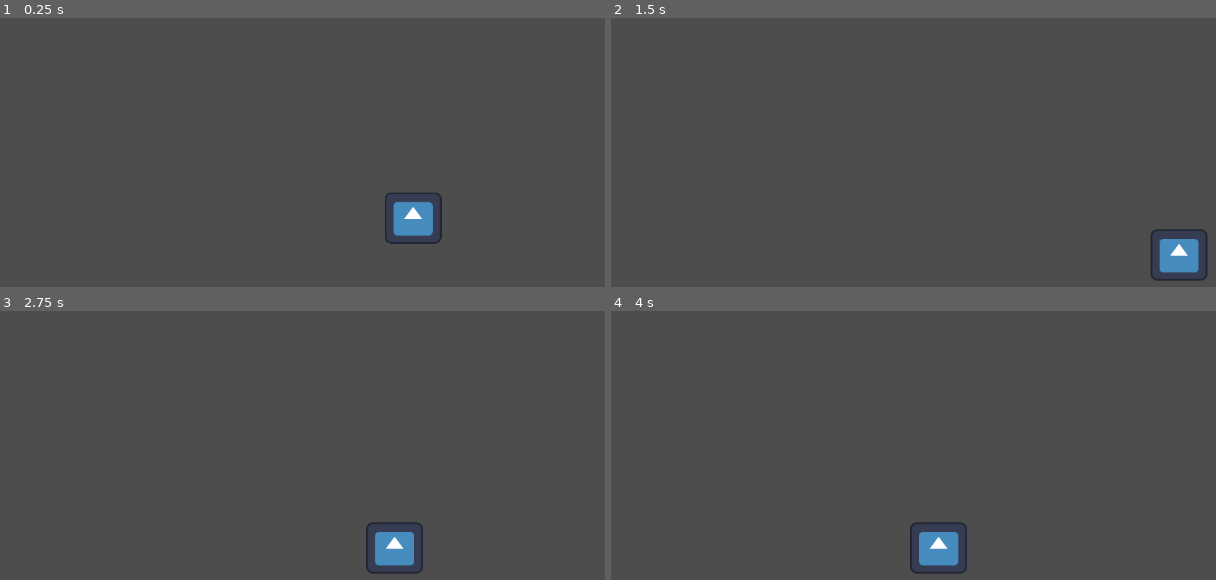
Above: before the commit, frames 1-4 (two rows, left to right).
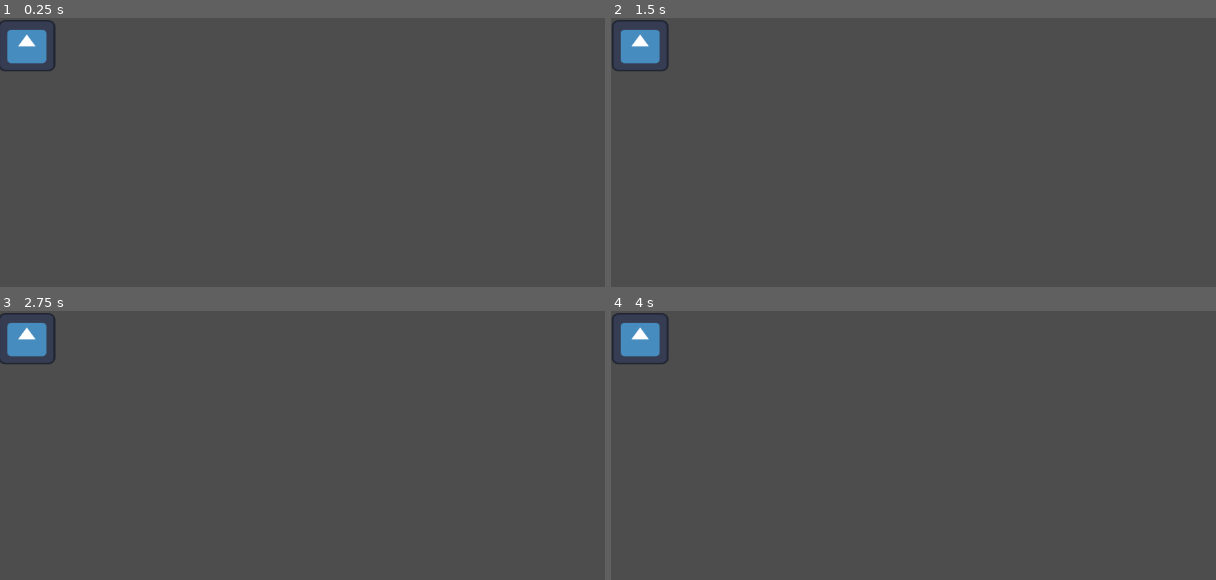
Above: after the commit, the same moments.

Repository: notmarrow/platform_grinder
Game: Godot game, scene res://scenes/enemigo.tscn
Two runs of this game, one before a commit and one after it. Both use one fixed random seed, a clock stepped at 60 frames per second and the inputs below. The engine's default icon, where the game draws it, is replaced by a stand-in: a white triangle on a blue panel in a dark square.
Inputs:
- Up to frame 1 (0.25 s): no input
- Up to frame 2 (1.5 s): no input
- Up to frame 3 (2.75 s): no input
- Up to frame 4 (4 s): no input

The runs differ from the first frame. In frame 1, 2.1% of the frame differs, in the area x 0-74%, y 0-85%; in frame 2, 2.2%; in frame 3, 2.1%; in frame 4, 2.2%, in the area x 0-59%, y 0-98%.

Commit message:
enemigo_A2

Diff:
--- /dev/null
+++ b/Script/Enemigo.gd
@@ -0,0 +1,19 @@
+extends CharacterBody2D
+
+var SPEED = 200
+const RayCast_suelo_POSITION_x = 44
+const RayCast_pared_TARGET_POSITION_X = 45
+
+func _ready():
+	velocity.x = SPEED
+	$RayCast_suelo.position.x = RayCast_suelo_POSITION_x
+	$RayCast_pared.target_position.x = RayCast_pared_TARGET_POSITION_X
+
+func _physics_process(delta):
+
+	if not $RayCast_suelo.is_colliding() or $RayCast_pared.is_colliding():
+		velocity.x *= -1
+		$RayCast_suelo.position.x *= -1
+		$RayCast_pared.target_position.x *= -1
+
+	move_and_slide()
--- a/scenes/Enemigo.gd
+++ /dev/null
@@ -1,26 +0,0 @@
-extends CharacterBody2D
-
-
-var SPEED = 200
-const RayCast_suelo_POSITION_x =44
-const RayCast_pared_TARGET_POSITION_X = 45
-# Get the gravity from the project settings to be synced with RigidBody nodes.
-var gravity = ProjectSettings.get_setting("physics/2d/default_gravity")
-
-func _ready():
-	velocity.x = SPEED
-	$RayCast_suelo.position.x=RayCast_suelo_POSITION_x
-	$RayCast_pared.target_position.x= RayCast_pared_TARGET_POSITION_X
-
-
-func _physics_process(delta):
-	# Add the gravity.
-	if not is_on_floor():
-		velocity.y += gravity * delta
-
-	if not $RayCast_suelo.is_colliding() || $RayCast_pared.is_colliding():
-		velocity.x *= -1
-		$RayCast_suelo.position.x *= -1
-		$RayCast_pared.target_position.x *= -1
-
-	move_and_slide()
--- a/scenes/enemigo.tscn
+++ b/scenes/enemigo.tscn
@@ -1,10 +1,7 @@
-[gd_scene load_steps=7 format=3 uid="uid://dykbvmiq8hg7r"]
+[gd_scene load_steps=6 format=3 uid="uid://7owmoq8o54hq"]
 
-[ext_resource type="Script" path="res://scenes/Enemigo.gd" id="1_smjcb"]
+[ext_resource type="Script" path="res://Script/Enemigo.gd" id="1_4s2ig"]
 [ext_resource type="Texture2D" uid="uid://546cny6plfil" path="res://assets/icon.svg" id="2_s1t6d"]
-
-[sub_resource type="RectangleShape2D" id="RectangleShape2D_me3ji"]
-size = Vector2(511, 36)
 
 [sub_resource type="SpriteFrames" id="SpriteFrames_xfglw"]
 animations = [{
@@ -35,15 +32,10 @@
 grow_horizontal = 2
 grow_vertical = 2
 
-[node name="StaticBody2D" type="StaticBody2D" parent="."]
-
-[node name="CollisionShape2D" type="CollisionShape2D" parent="StaticBody2D"]
-position = Vector2(11, 109)
-shape = SubResource("RectangleShape2D_me3ji")
-
 [node name="Enemigo" type="CharacterBody2D" parent="."]
+position = Vector2(0, 81)
 collision_layer = 2
-script = ExtResource("1_smjcb")
+script = ExtResource("1_4s2ig")
 
 [node name="AnimatedSprite2D" type="AnimatedSprite2D" parent="Enemigo"]
 position = Vector2(0, -27)
@@ -52,7 +44,6 @@
 
 [node name="Collision_suelo" type="CollisionShape2D" parent="Enemigo"]
 position = Vector2(3.8147e-06, -3)
-scale = Vector2(1, 1)
 shape = SubResource("RectangleShape2D_haxnj")
 debug_color = Color(0.764706, 0.45098, 0, 0.419608)
 
@@ -68,8 +59,5 @@
 collision_layer = 2
 
 [node name="CollisionShape2D" type="CollisionShape2D" parent="Enemigo/zona_daño"]
-position = Vector2(-0.5, -27.5)
+position = Vector2(0, -27)
 shape = SubResource("RectangleShape2D_vvmn7")
-
-[node name="Camera2D" type="Camera2D" parent="."]
-position = Vector2(-23, 41)
